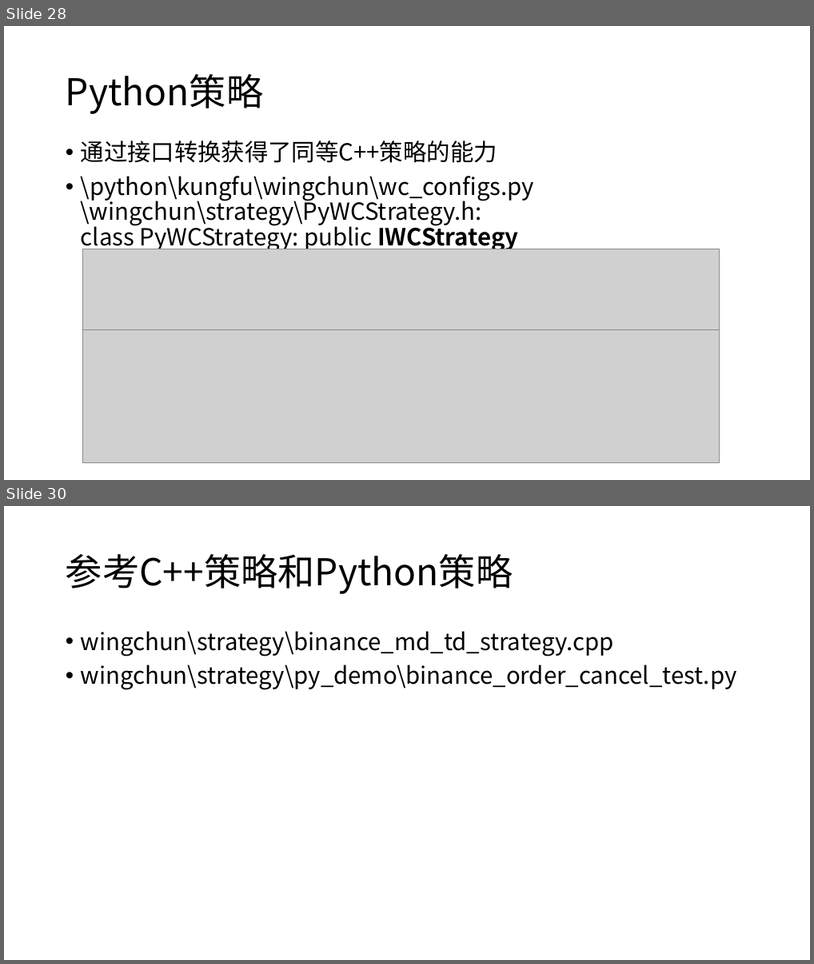
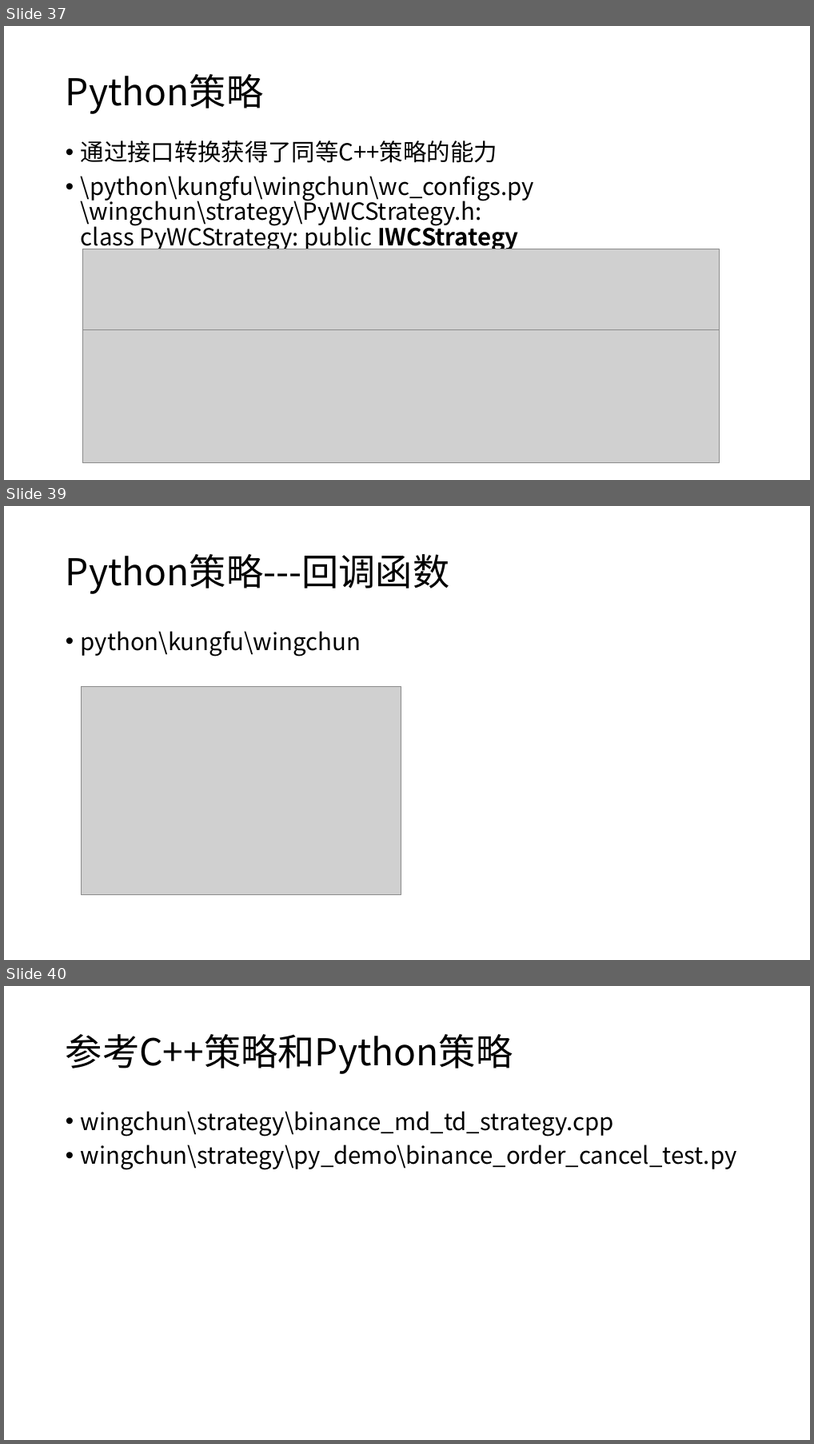
Before and after one commit to qingtiandalaoye/useful_doc, a slide deck: 虚拟货币跨交易所高频交易系统.pptx. Shown one above the other, each under a label of ours: slides 28 and 30 before the commit, slides 37, 39 and 40 after it; the slides between them are not shown. The pictures are 814x964 and 814x1444 pixels, drawn with LibreOffice and Linux fonts; fonts in the diff are those of the drawing; grey boxes stand for pictures. Boxes give left, top, right and bottom in pixels: in the first picture for what was removed or moved away, otherwise in the second. Text is boxed around its words. In the diff, an @@ line names an element or a change of style, - is before the commit and + after.

```diff
--- a/虚拟货币跨交易所高频交易系统.pptx
+++ b/虚拟货币跨交易所高频交易系统.pptx
@@ slide 39 added at [4,506,810,960], background #FFFFFF @@
@@ title added at [66,554,450,594], 44 pt, text #000000 @@
+Python策略---回调函数
@@ text added at [81,631,361,656], 28 pt, text #000000 @@
+• python\kungfu\wingchun
@@ picture added at [81,686,401,894] @@
@@ what was slide 28 is now slide 37 @@
@@ what was slide 30 is now slide 40 @@
```
Also in this commit, not shown: 1 slide changed, 10 other slides added.
